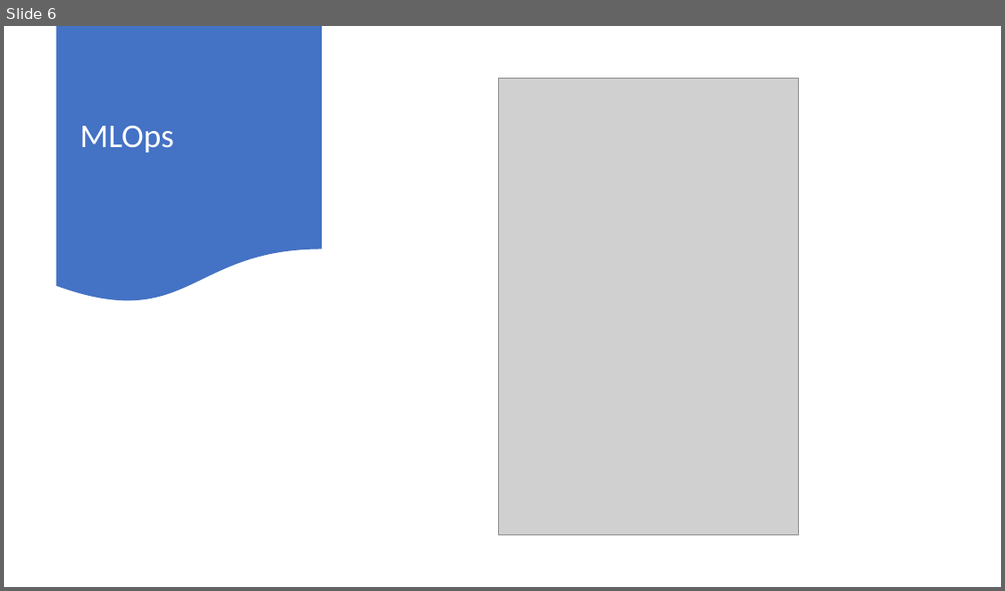
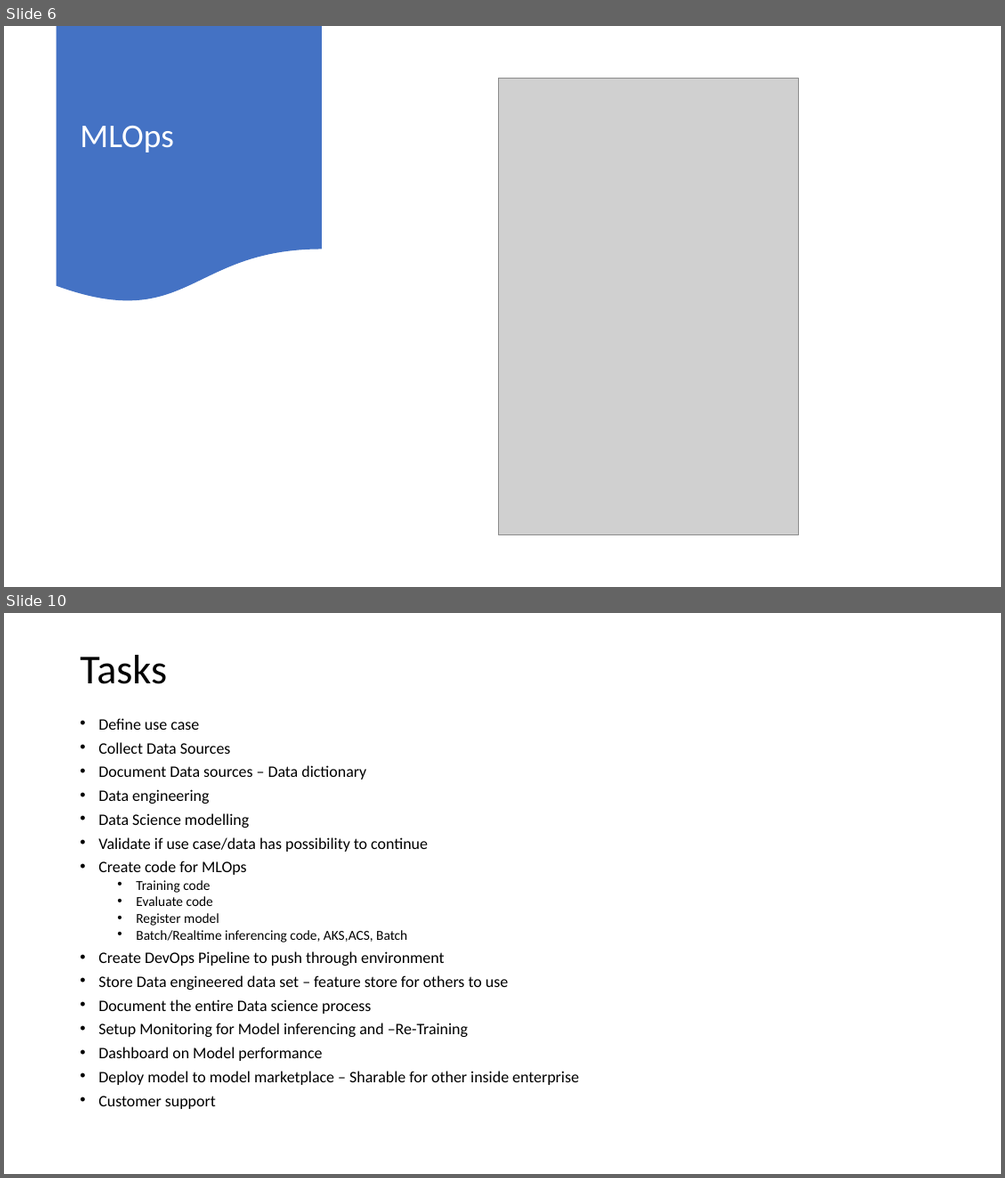
Before and after one commit to memasanz/AMLHackathonWithMLOps, a slide deck: Architecture/Simplify MLOps for Everyone.pptx. Shown one above the other, each under a label of ours: slide 6 before the commit, slides 6 and 10 after it; the slides between them are not shown. The pictures are 1005x591 and 1005x1178 pixels, drawn with LibreOffice and Linux fonts; fonts in the diff are those of the drawing; grey boxes stand for pictures. Boxes give left, top, right and bottom in pixels: in the first picture for what was removed or moved away, otherwise in the second. Text is boxed around its words. In the diff, an @@ line names an element or a change of style, - is before the commit and + after.

```diff
--- a/Architecture/Simplify MLOps for Everyone.pptx
+++ b/Architecture/Simplify MLOps for Everyone.pptx
@@ slide 10 added at (x1=4, y1=613, x2=1001, y2=1174), background #FFFFFF @@
@@ title added at (x1=80, y1=655, x2=167, y2=684), 39.6 pt, text #000000 @@
+Tasks
@@ text added at (x1=98, y1=718, x2=579, y2=1109), 15.4 pt, text #000000 @@
+• Define use case
+• Collect Data Sources
+• Document Data sources – Data dictionary
+• Data engineering
+• Data Science modelling
+• Validate if use case/data has possibility to continue
+• Create code for MLOps
+  • Training code
+  • Evaluate code
+  • Register model
+  • Batch/Realtime inferencing code, AKS,ACS, Batch
+• Create DevOps Pipeline to push through environment
+• Store Data engineered data set – feature store for others to use
+• Document the entire Data science process
+• Setup Monitoring for Model inferencing and –Re-Training
+• Dashboard on Model performance
+• Deploy model to model marketplace – Sharable for other inside enterprise
+• Customer support
```
Also in this commit, not shown: 7 other slides added.
